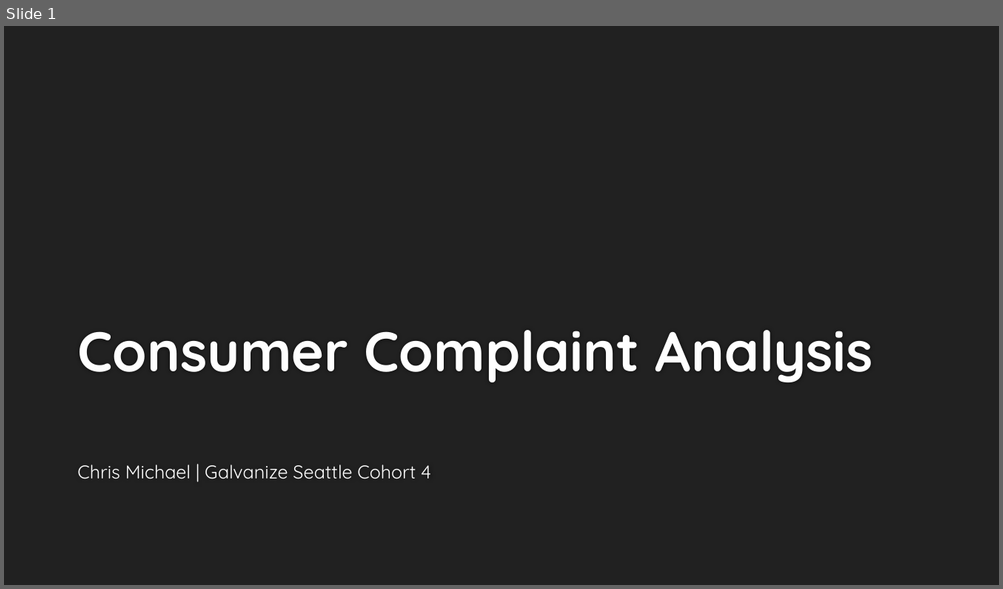
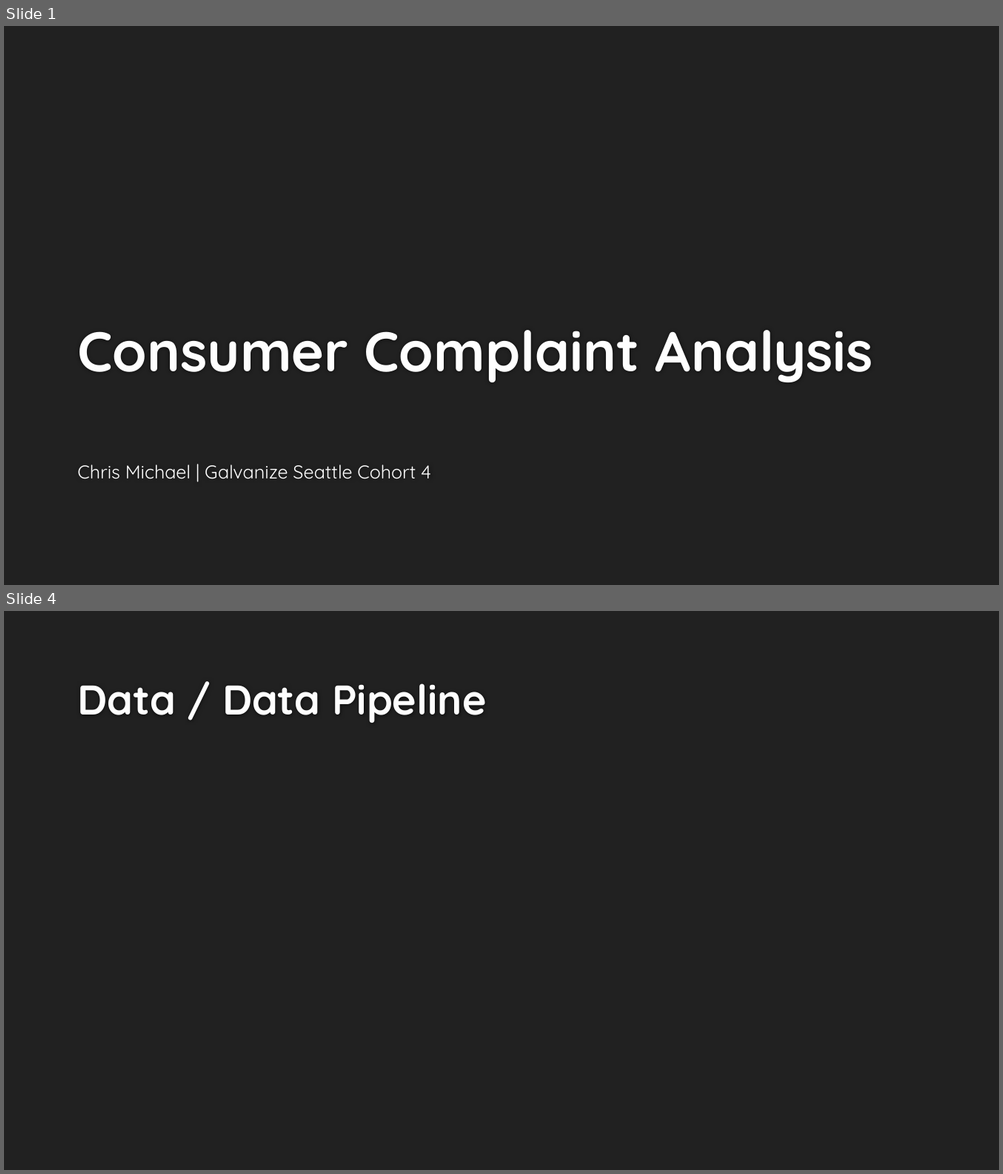
Before and after one commit to ChrisMichael11/Consumer_Complaint_Project, a slide deck: ppt/Consumer_Complaints.pptx. Shown one above the other, each under a label of ours: slide 1 before the commit, slides 1 and 4 after it; the slides between them are not shown. The pictures are 1003x589 and 1003x1174 pixels, drawn with LibreOffice and Linux fonts; fonts in the diff are those of the drawing; background and template pictures are left out. Boxes give left, top, right and bottom in pixels: in the first picture for what was removed or moved away, otherwise in the second. Text is boxed around its words. In the diff, an @@ line names an element or a change of style, - is before the commit and + after.

```diff
--- a/ppt/Consumer_Complaints.pptx
+++ b/ppt/Consumer_Complaints.pptx
@@ slide 4 added at [4, 611, 999, 1170], background #212121 @@
@@ title added at [77, 684, 486, 723], 40 pt, text #FEFEFE, bold @@
+Data / Data Pipeline
```
Also in this commit, not shown: 2 slides changed, 4 other slides added, 4 other files.
